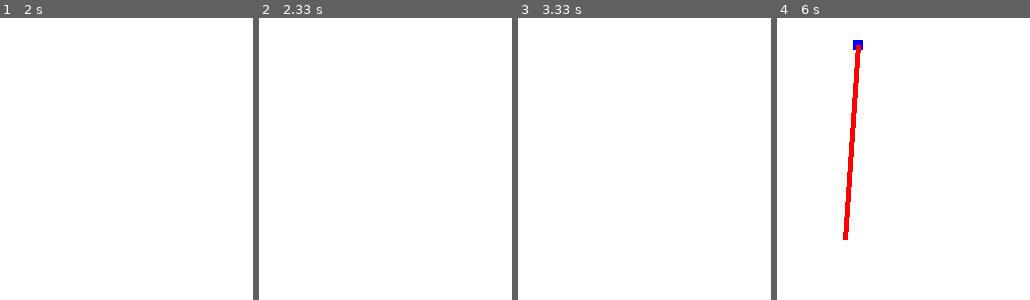
Above: before the commit, frames 1-4 (left to right).
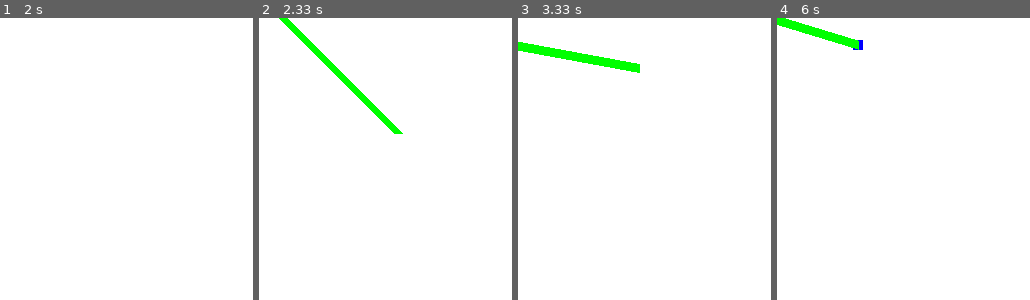
Above: after the commit, the same moments.

Repository: johannesbenjohannes/BlueSquer
Game: pygame game, started from main.py
The game is run twice, just before and just after one commit, with the same random seed, the same clock (stepped at 60 frames per second) and the same inputs.
Inputs:
- Up to frame 1 (2 s): hold Right 0.33-0.8 s; hold Up 0.83-1.13 s; hold Left from 1.67 s (still down)
- Up to frame 2 (2.33 s): release Left at 2.2 s; hold Down from 2.23 s (still down)
- Up to frame 3 (3.33 s): release Down at 2.53 s; hold Left 2.57-2.97 s
- Up to frame 4 (6 s): hold Right 3.4-4.03 s; hold Down 4.07-4.43 s; hold Left 4.47-4.93 s; hold Right 4.97-5.43 s; hold Up 5.47-5.77 s; hold Right from 5.8 s (still down)

Frame 1 is identical in both runs. In frame 2, 1.5% of the frame differs, in the area x 7-57%, y 0-42%; in frame 3, 1.5%; in frame 4, 2.4%, in the area x 0-34%, y 0-79%.

Commit message:
hashazer

Diff:
--- a/main.py
+++ b/main.py
@@ -22,6 +22,14 @@
     LARGEUR = 800
     HAUTEUR = 600
     rect_x = 10
+    HAUTEUR = 600
+    rect_x = 10
+    rect_y = 10
+    compteur = 0
+
+
+    fenetre = pygame.display.set_mode((LARGEUR, HAUTEUR))
+    pygame.display.set_caption("Premier projet pygame")
     rect_y = 10
     compteur = 0
 
@@ -81,9 +89,10 @@
             rdTheta= rd.uniform(0, 2*m.pi)
             attack_x = rect_x+200*m.cos(rdTheta)
             attack_y = rect_y+200*m.sin(rdTheta)
-            pygame.draw.line(fenetre, RED,(attack_x, attack_y),(rect_x+5, rect_y+5),5)
+            for i in range(10):
+                pygame.draw.line(fenetre, GREEN,(attack_x, attack_y),(rect_x+5, rect_y+5),i)
 
-            drawline = False
+
 
         pygame.display.flip()           # Rafraichissement de l'ecran
         clock.tick(60)                # Limite a 60 images par seconde
